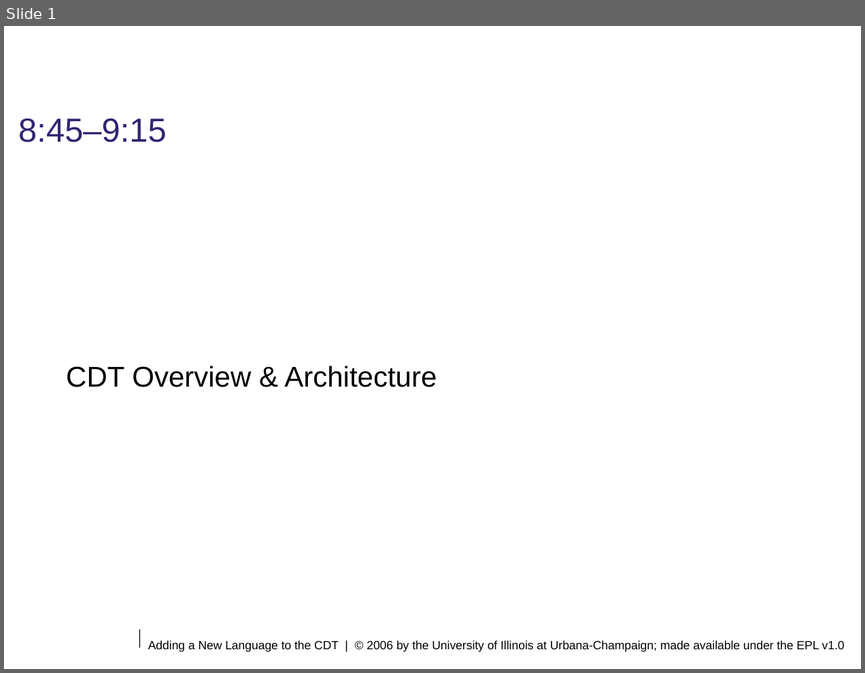
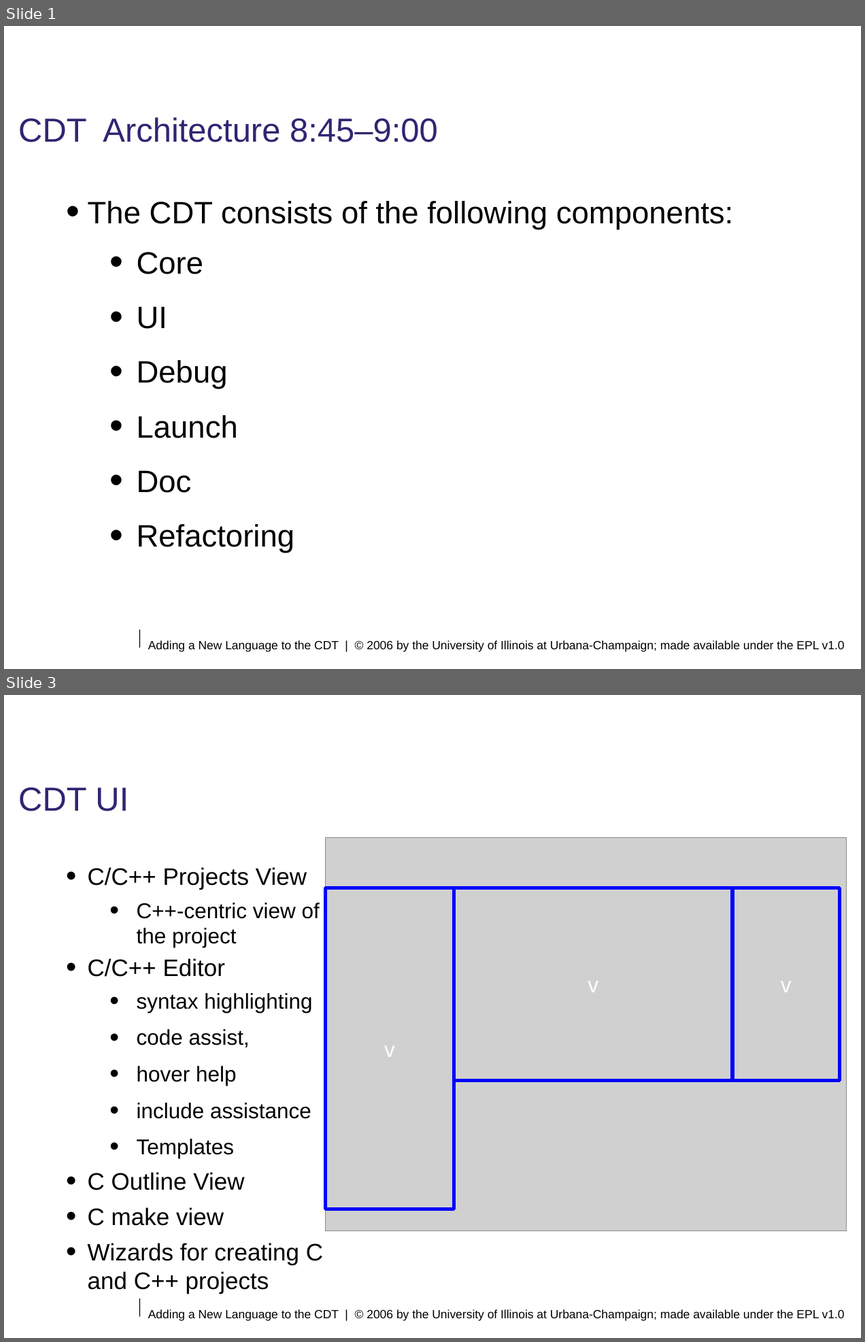
Before and after one commit to eclipse-ptp/ptp.photran, a slide deck: org.eclipse.photran-dev-docs/eclipsecon-2006/cdt-overview-architecture.odp. Shown one above the other, each under a label of ours: slide 1 before the commit, slides 1 and 3 after it; the slides between them are not shown. The pictures are 865x673 and 865x1342 pixels, drawn with LibreOffice and Linux fonts; fonts in the diff are those of the drawing; grey boxes stand for pictures; background and template pictures are left out. Boxes give left, top, right and bottom in pixels: in the first picture for what was removed or moved away, otherwise in the second. Text is boxed around its words. In the diff, an @@ line names an element or a change of style, - is before the commit and + after.

```diff
--- a/org.eclipse.photran-dev-docs/eclipsecon-2006/cdt-overview-architecture.odp
+++ b/org.eclipse.photran-dev-docs/eclipsecon-2006/cdt-overview-architecture.odp
@@ slide 3 added at [4, 695, 861, 1338], background #FFFFFF; not listed: 2 template elements that a slide beside it also shows @@
@@ title added at [18, 787, 128, 811], 28 pt, text #2F2672 @@
+CDT UI
@@ picture added at [325, 837, 847, 1231] @@
@@ text added at [88, 867, 323, 1293], 18 pt, text #000000 @@
+• C/C++ Projects View
+  • C++-centric view of the project
+• C/C++ Editor
+  • syntax highlighting
+  • code assist,
+  • hover help
+  • include assistance
+  • Templates
+• C Outline View
+• C make view
+• Wizards for creating C and C++ projects
@@ rectangle added at [325, 888, 454, 1209], outline #0000FF 2.89 pt, 18 pt, text #FFFFFF @@
+v
@@ rectangle added at [454, 888, 732, 1081], outline #0000FF 2.89 pt, 18 pt, text #FFFFFF @@
+v
@@ rectangle added at [732, 888, 839, 1081], outline #0000FF 2.89 pt, 18 pt, text #FFFFFF @@
+v
@@ slide 1 changed as well @@
@@ title at [18, 117, 438, 142]: text changed @@
-8:45–9:15
+CDT Architecture 8:45–9:00
@@ text "The CDT consists of the ..." at [88, 201, 733, 552]: vertical alignment middle to top @@
@@ text at [88, 201, 733, 552]: text changed; size 24 to 26 pt @@
-CDT Overview & Architecture
+• The CDT consists of the following components:
+  • Core
+  • UI
+  • Debug
+  • Launch
+  • Doc
+  • Refactoring
```
Also in this commit, not shown: 4 other slides added, 1 other file.
